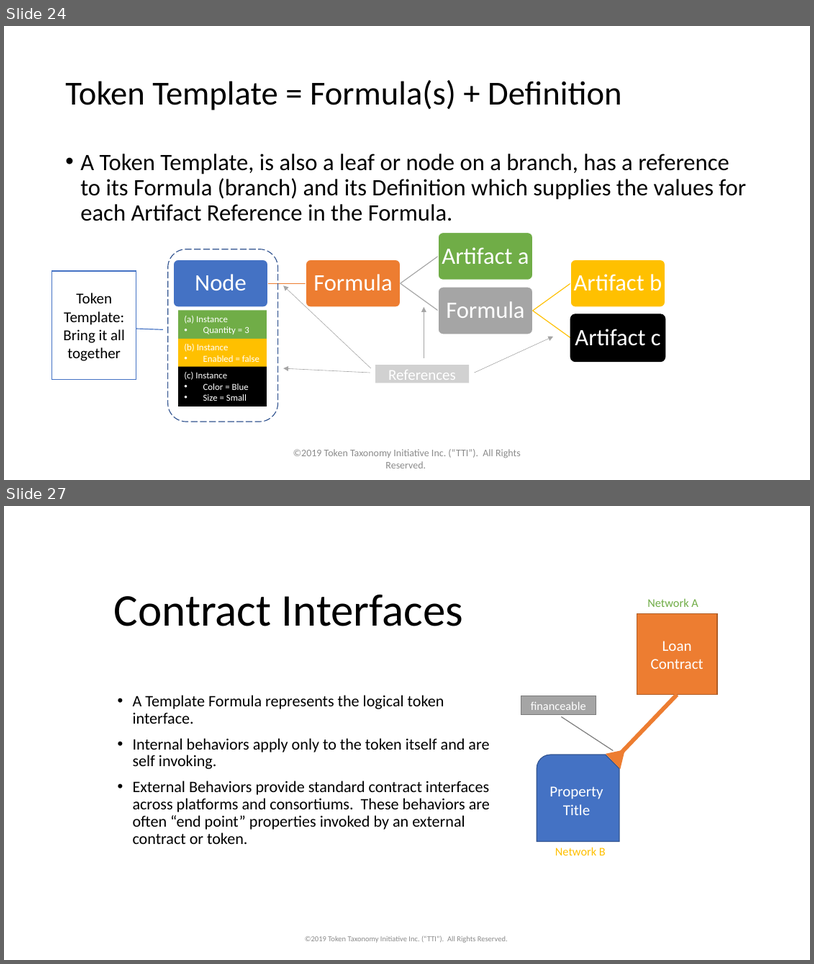
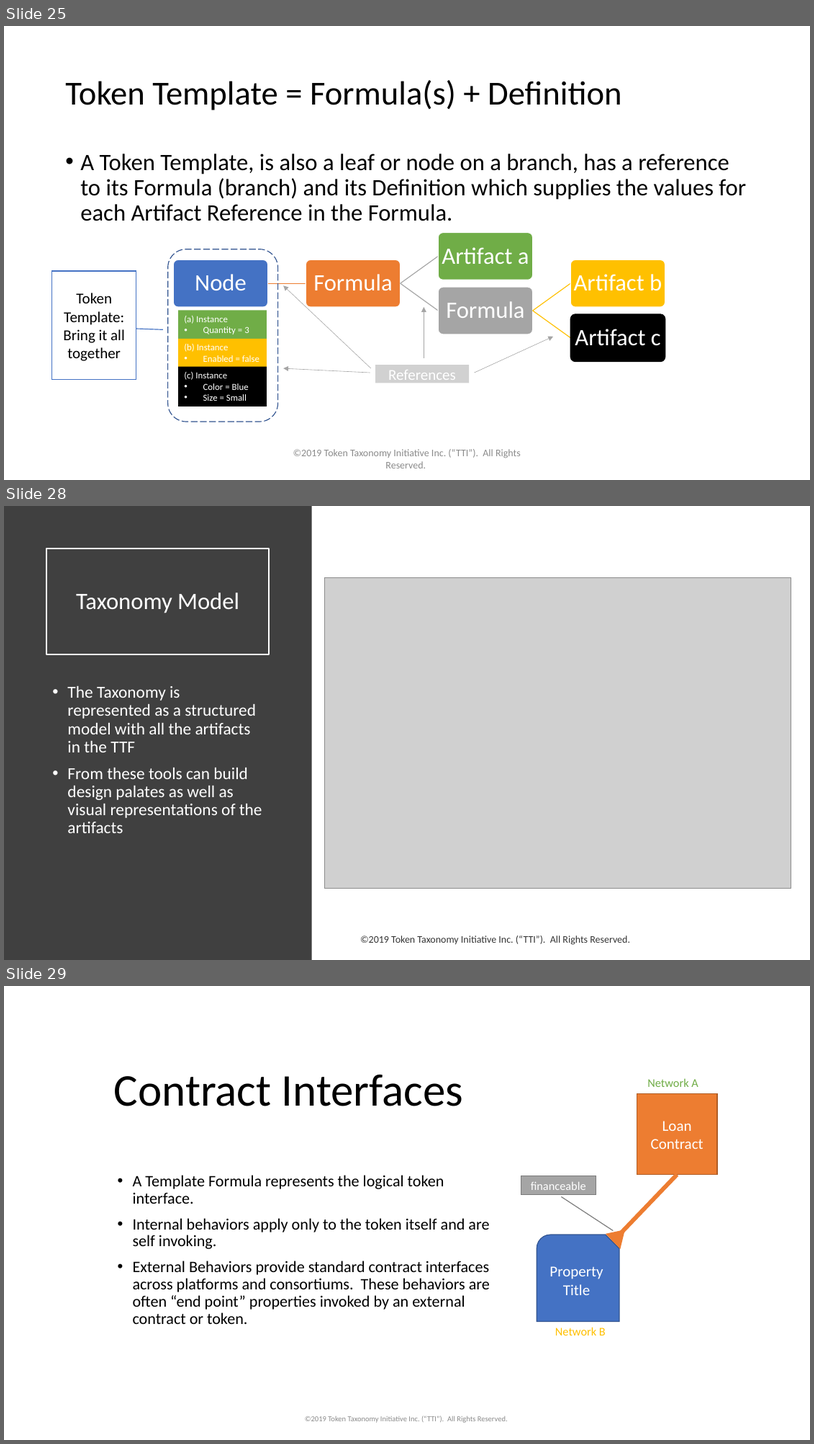
Before and after one commit to vipinsun/TokenTaxonomyFramework-pub, a slide deck: presentations/TTF-Presentation.pptx. Shown one above the other, each under a label of ours: slides 24 and 27 before the commit, slides 25, 28 and 29 after it; the slides between them are not shown. The pictures are 814x964 and 814x1444 pixels, drawn with LibreOffice and Linux fonts; fonts in the diff are those of the drawing; grey boxes stand for pictures. Boxes give left, top, right and bottom in pixels: in the first picture for what was removed or moved away, otherwise in the second. Text is boxed around its words. In the diff, an @@ line names an element or a change of style, - is before the commit and + after.

```diff
--- a/presentations/TTF-Presentation.pptx
+++ b/presentations/TTF-Presentation.pptx
@@ slide 28 added at (x1=4, y1=506, x2=810, y2=960), background #FFFFFF @@
@@ rectangle added at (x1=4, y1=506, x2=312, y2=960), fill #404040 @@
@@ title added at (x1=46, y1=548, x2=269, y2=654), outline #FFFFFF 1.5 pt, 28 pt, text #FFFFFF @@
+Taxonomy Model
@@ picture added at (x1=324, y1=577, x2=792, y2=888) @@
@@ text added at (x1=67, y1=686, x2=262, y2=833), 20 pt, text #FFFFFF @@
+• The Taxonomy is represented as a structured model with all the artifacts in the TTF
+• From these tools can build design palates as well as visual representations of the artifacts
@@ text added at (x1=360, y1=935, x2=630, y2=944), 12 pt, text #000000 at 80% opacity @@
+©2019 Token Taxonomy Initiative Inc. (“TTI”). All Rights Reserved.
@@ what was slide 24 is now slide 25 @@
@@ what was slide 27 is now slide 29 @@
```
Also in this commit, not shown: 5 slides changed, 1 other slide added, 20 other files.
